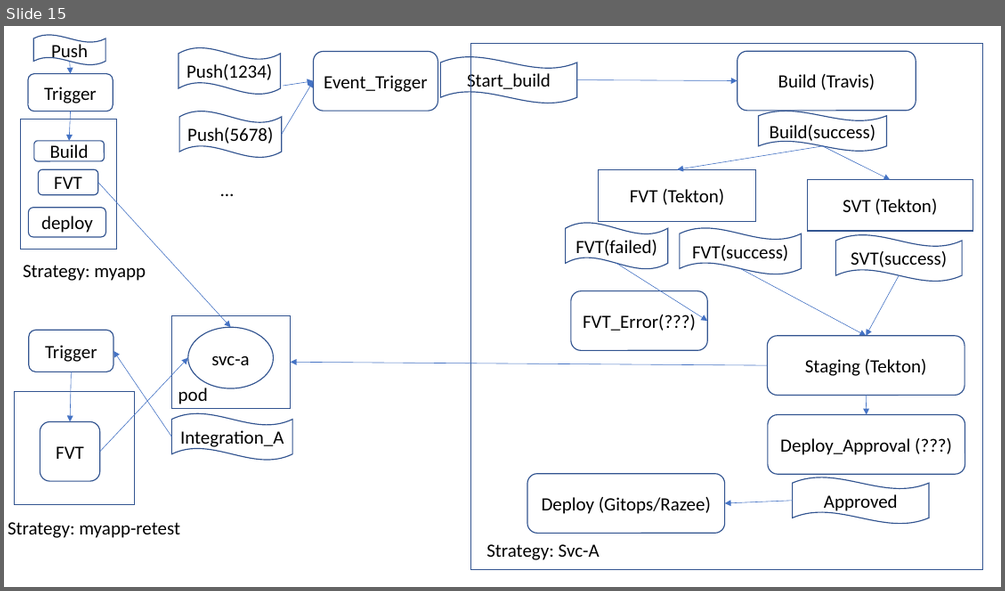
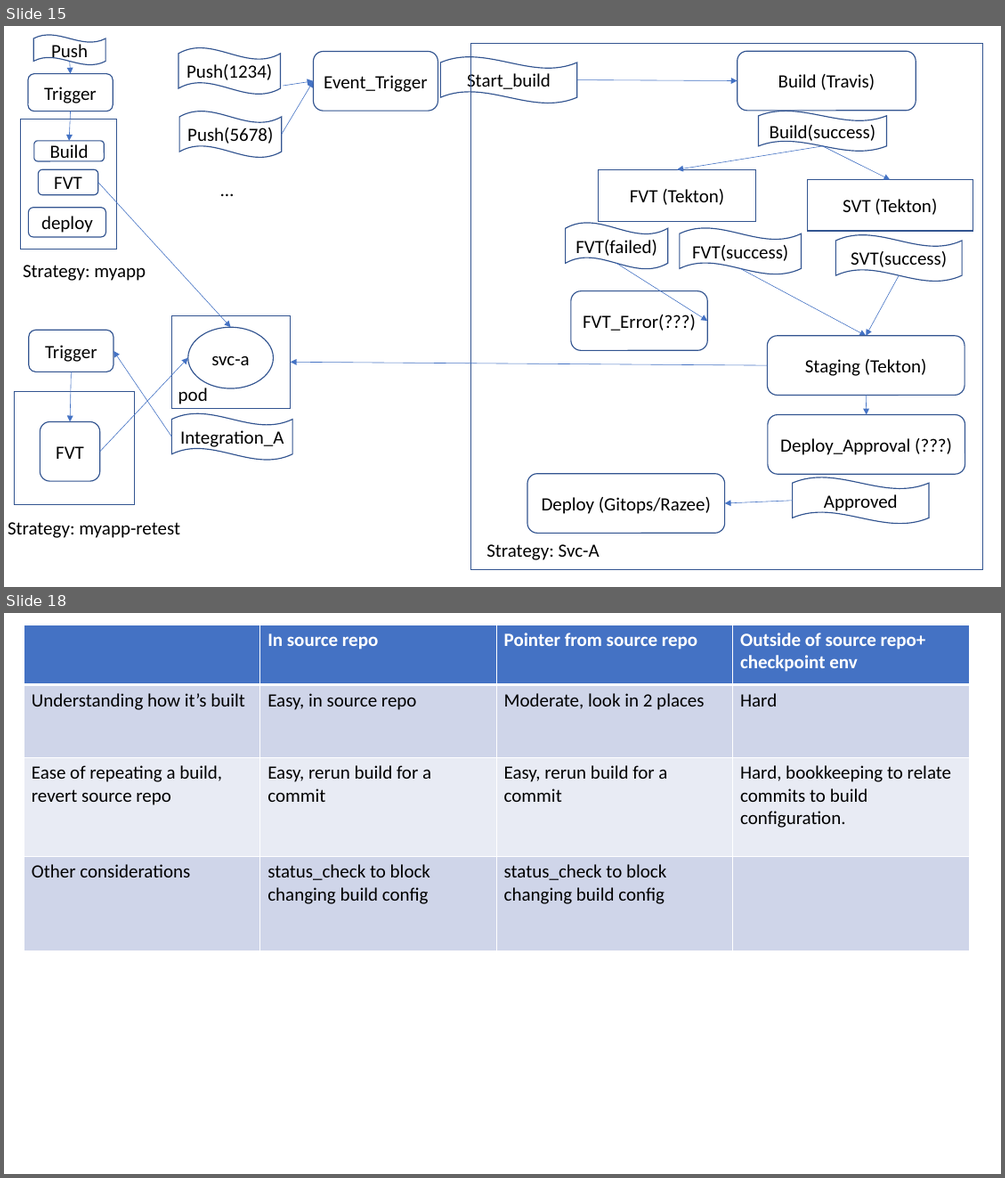
Before and after one commit to mchenggit/kabanero-event, a slide deck: architecture/KabaneroEvent.pptx. Shown one above the other, each under a label of ours: slide 15 before the commit, slides 15 and 18 after it; the slides between them are not shown. The pictures are 1005x591 and 1005x1178 pixels, drawn with LibreOffice and Linux fonts; fonts in the diff are those of the drawing. Boxes give left, top, right and bottom in pixels: in the first picture for what was removed or moved away, otherwise in the second. Text is boxed around its words. In the diff, an @@ line names an element or a change of style, - is before the commit and + after.

```diff
--- a/architecture/KabaneroEvent.pptx
+++ b/architecture/KabaneroEvent.pptx
@@ slide 18 added at (x1=4, y1=613, x2=1001, y2=1174), background #FFFFFF @@
@@ table added at (x1=24, y1=625, x2=970, y2=949), 4 rows, 4 columns @@
+ | In source repo | Pointer from source repo | Outside of source repo+ checkpoint env
+Understanding how it’s built | Easy, in source repo | Moderate, look in 2 places | Hard
+Ease of repeating a build, revert source repo | Easy, rerun build for a commit | Easy, rerun build for a commit | Hard, bookkeeping to relate commits to build configuration.
+Other considerations | status_check to block changing build config | status_check to block changing build config | 
```
Also in this commit, not shown: 1 slide changed, 1 other slide added, 4 other files.
